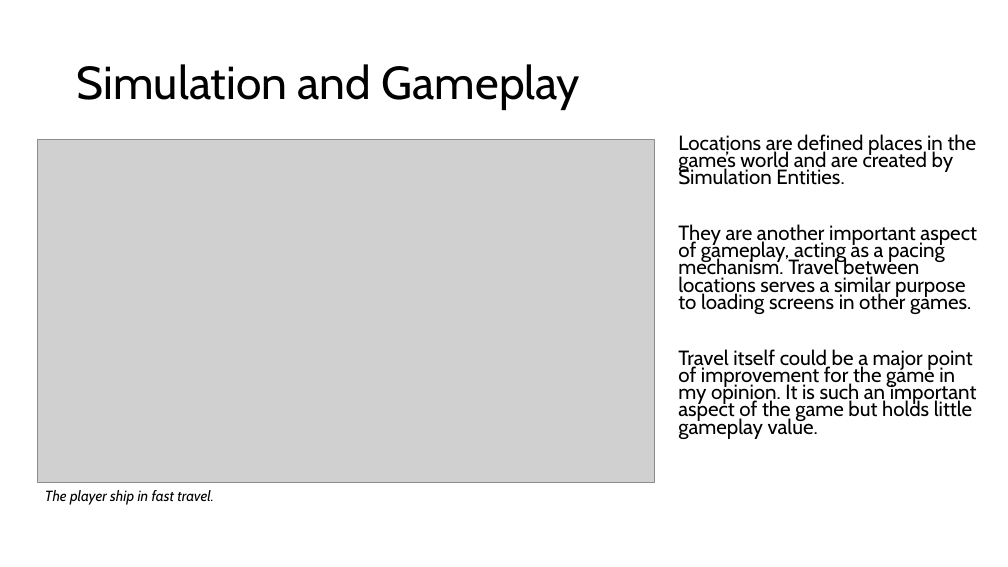
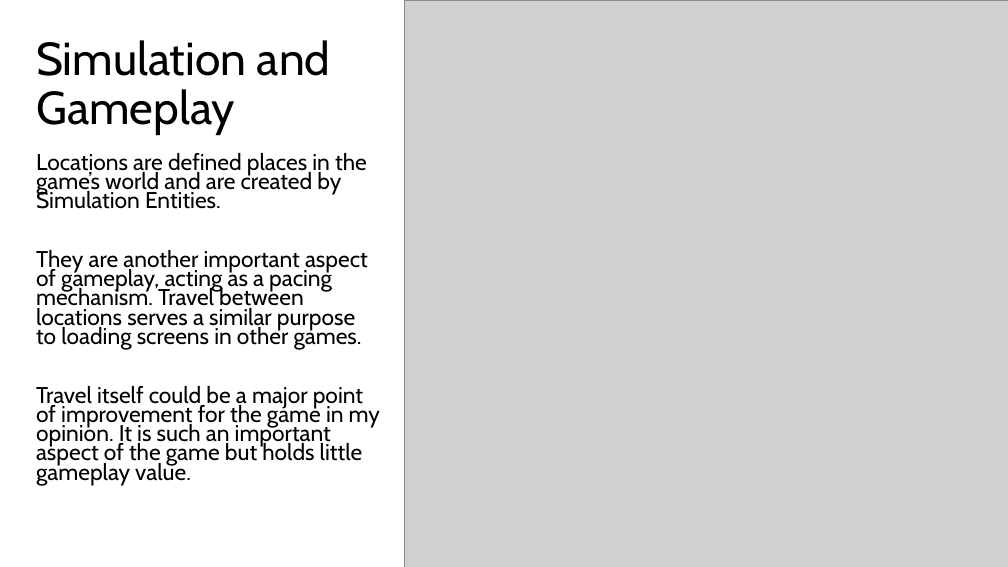
Before and after one commit to AlexanderNoles/FinalYearProject, a slide deck: slide 13 of Writing/FYP-Presentation.pptx. Drawn at 1008x567 pixels with LibreOffice and Linux fonts; fonts in the diff are those of the drawing; grey boxes stand for pictures. Boxes give left, top, right and bottom in pixels: in the first picture for what was removed or moved away, otherwise in the second. Text is boxed around its words. In the diff, an @@ line names an element or a change of style, - is before the commit and + after.

Commit message:
Added some more images to presentation

```diff
--- a/Writing/FYP-Presentation.pptx
+++ b/Writing/FYP-Presentation.pptx
@@ picture: place and size @@
-picture at [38, 140, 654, 483]
+picture at [405, 0, 1008, 567]
@@ picture added at [405, 0, 1008, 567] @@
@@ title "Simulation and Gameplay" rewrapped from [77, 64, 581, 110] to [36, 40, 331, 135] @@
@@ text "Locations are defined places in ...": place and size @@
-text "Locations are defined places in ..." at [678, 134, 977, 439]
+text "Locations are defined places in ..." at [36, 153, 380, 486]
@@ text "Locations are defined places in ..." at [36, 153, 380, 486]: size 19.6 to 21.7 pt @@
@@ text removed at [45, 490, 213, 505] @@
-The player ship in fast travel.
```
Also in this commit, not shown: 3 other slides changed.
